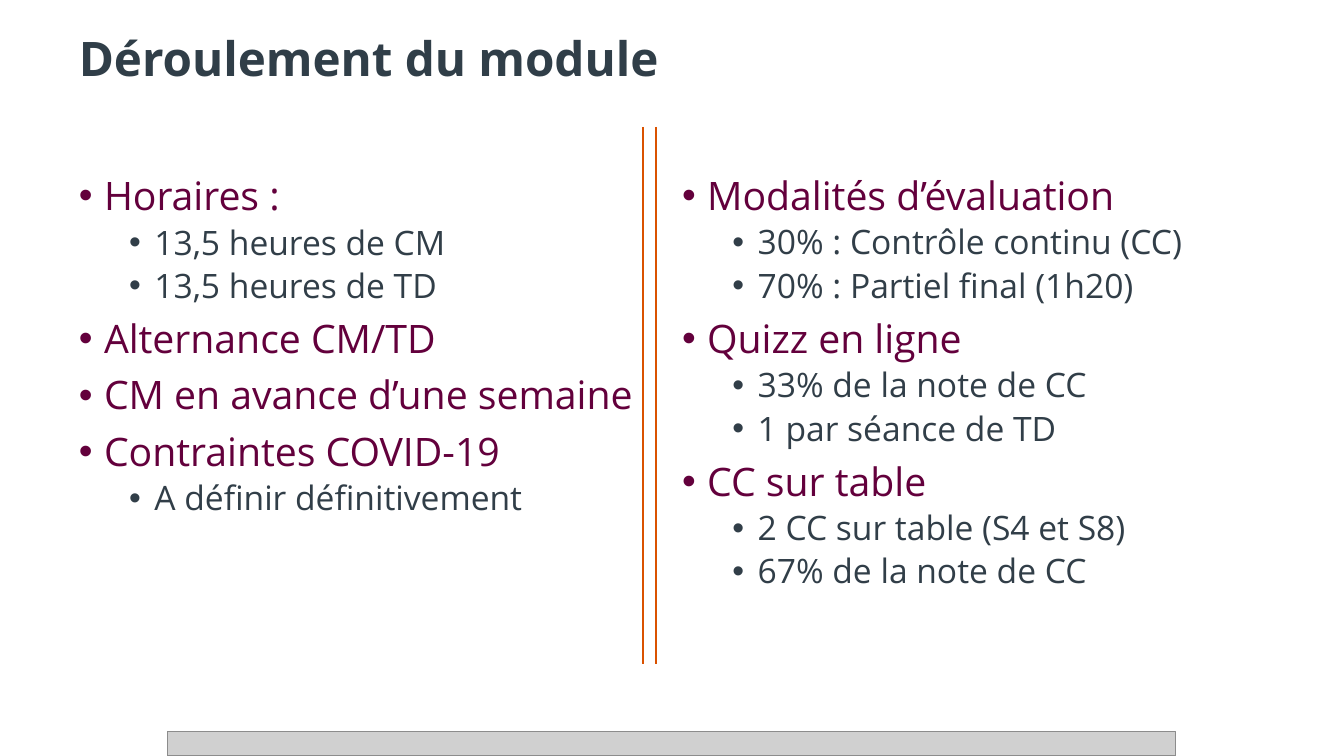
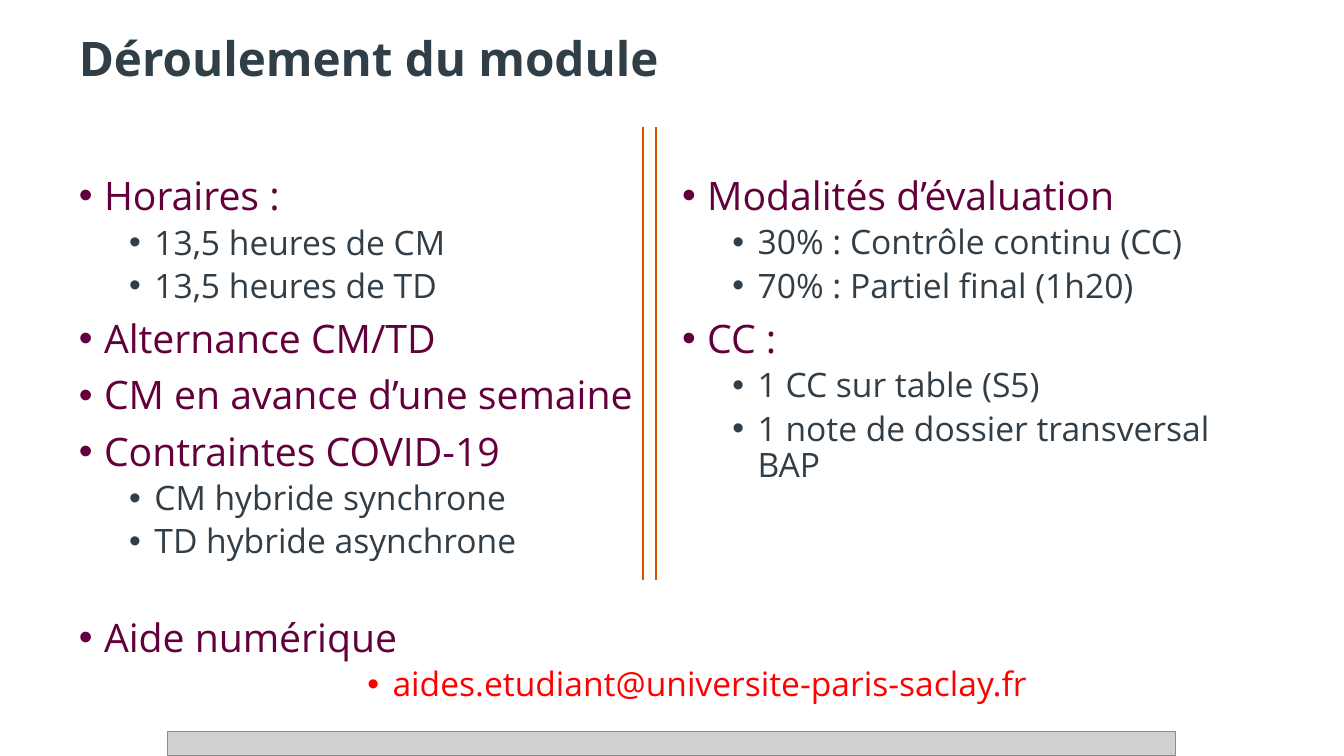
Before and after one commit to Verdel469/Biomeca_L1_2020, a slide deck: slide 2 of Cours_seance_0_2020.pptx. Drawn at 1344x756 pixels with LibreOffice and Linux fonts; fonts in the diff are those of the drawing; grey boxes stand for pictures; background and template pictures are left out. Boxes give left, top, right and bottom in pixels: in the first picture for what was removed or moved away, otherwise in the second. Text is boxed around its words. In the diff, an @@ line names an element or a change of style, - is before the commit and + after.

```diff
--- a/Cours_seance_0_2020.pptx
+++ b/Cours_seance_0_2020.pptx
@@ line moved from (643, 127) - (643, 664) to (643, 127) - (643, 580) @@
@@ line moved from (656, 127) - (656, 664) to (656, 127) - (656, 580) @@
@@ text at <box>758,371,1210,477</box>: text changed @@
-• Quizz en ligne
-  • 33% de la note de CC
-  • 1 par séance de TD
-• CC sur table
-  • 2 CC sur table (S4 et S8)
-  • 67% de la note de CC
+• CC :
+  • 1 CC sur table (S5)
+  • 1 note de dossier transversal BAP
@@ text at <box>104,484,1027,704</box>: text changed; text colour #313E48 to #FF0000 @@
-  • A définir définitivement
+  • CM hybride synchrone
+  • TD hybride asynchrone
+• Aide numérique
+  • aides.etudiant@universite-paris-saclay.fr
```
Also in this commit, not shown: 1 other slide changed, 10 other files.
